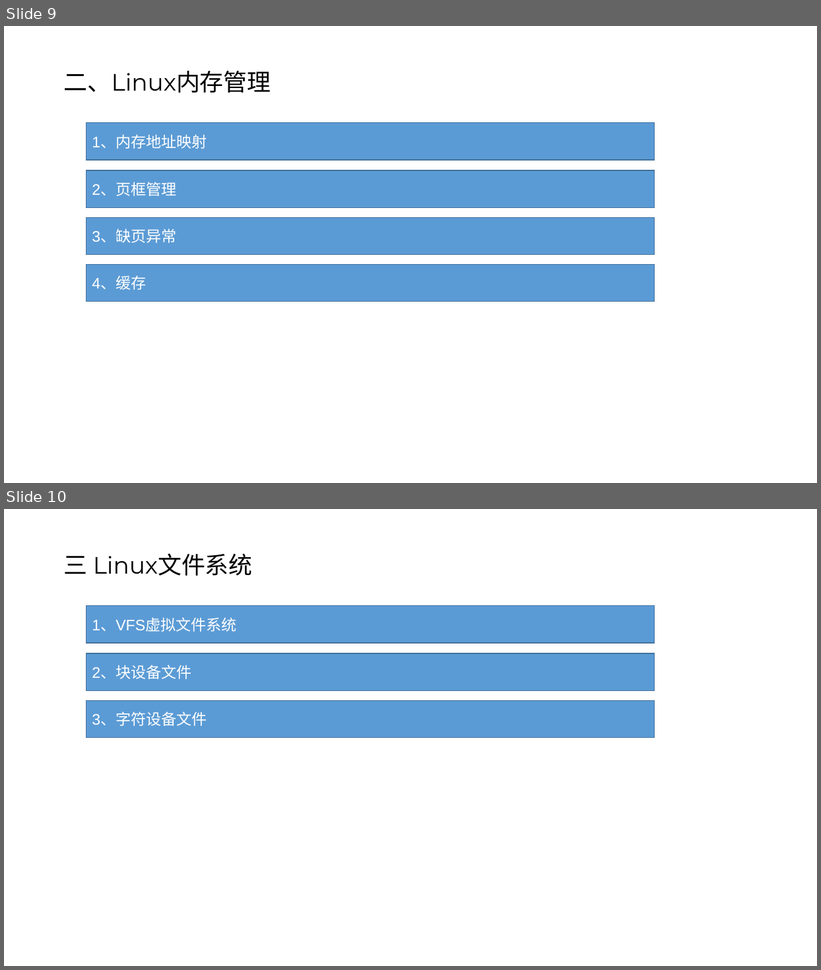
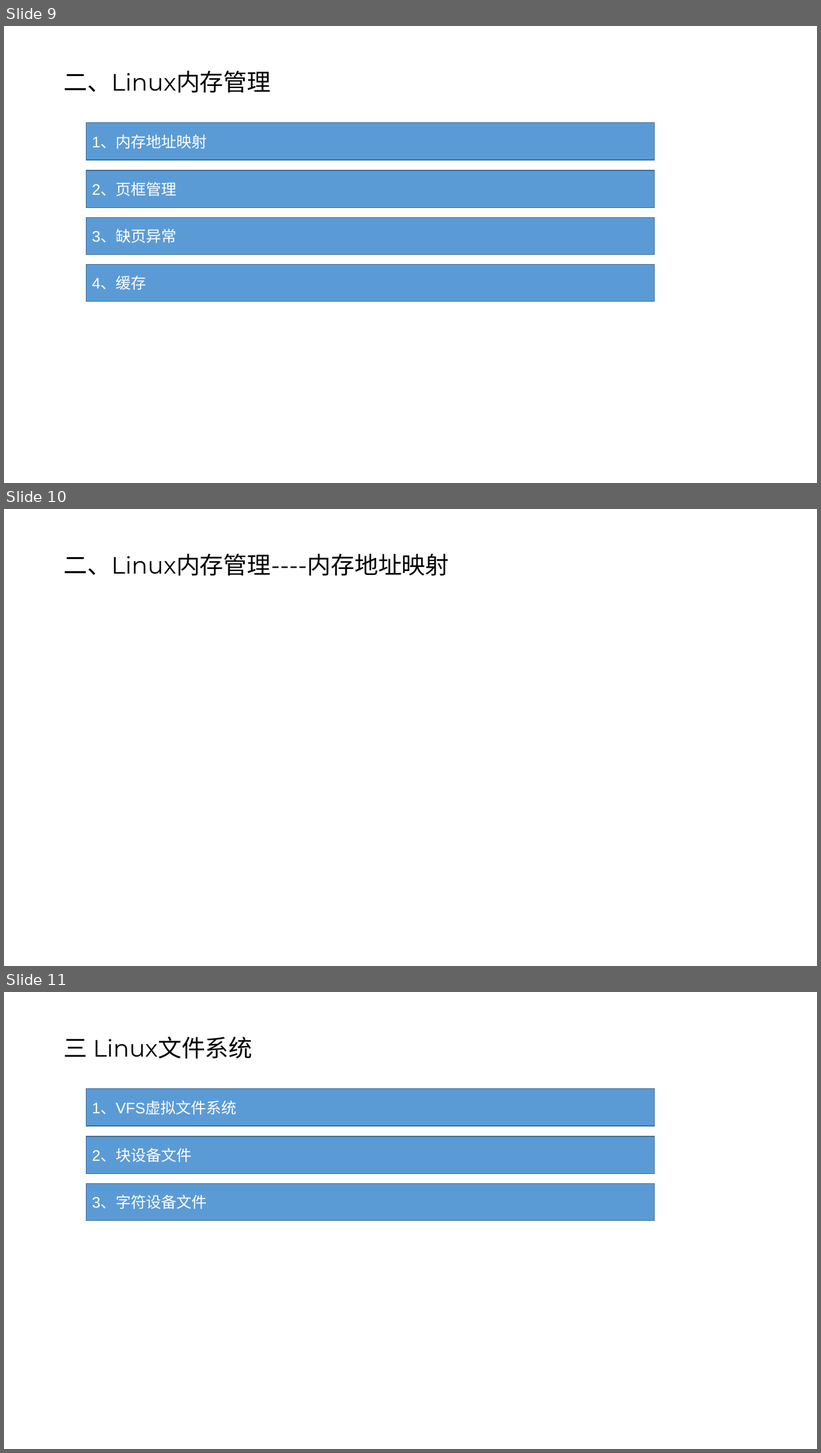
Before and after one commit to Abiggg/Note, a slide deck: note_of_linux/linux.pptx. Shown one above the other, each under a label of ours: slides 9 and 10 before the commit, slides 9, 10 and 11 after it. The pictures are 821x970 and 821x1453 pixels, drawn with LibreOffice and Linux fonts; fonts in the diff are those of the drawing. Boxes give left, top, right and bottom in pixels: in the first picture for what was removed or moved away, otherwise in the second. Text is boxed around its words. In the diff, an @@ line names an element or a change of style, - is before the commit and + after.

```diff
--- a/note_of_linux/linux.pptx
+++ b/note_of_linux/linux.pptx
@@ slide 10 added at <box>4,509,817,966</box>, background #FFFFFF @@
@@ title added at <box>64,553,450,576</box>, 28 pt, text #000000 @@
+二、Linux内存管理----内存地址映射
@@ what was slide 10 is now slide 11 @@
```
Also in this commit, not shown: 2 slides changed, 2 other slides added.
